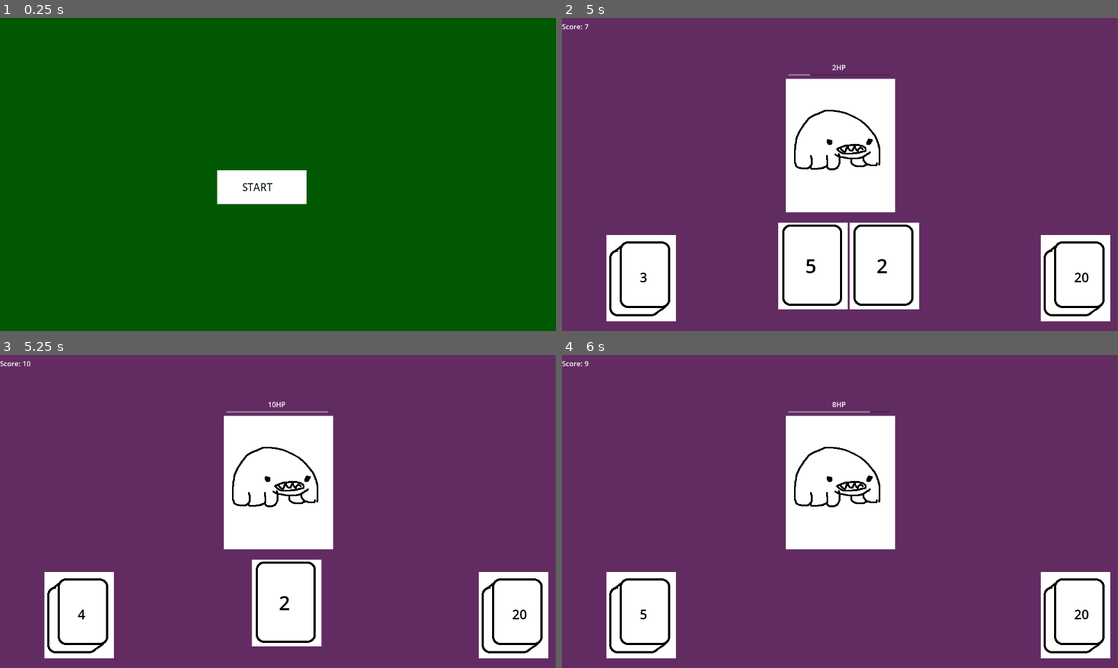
Above: before the commit, frames 1-4 (two rows, left to right).
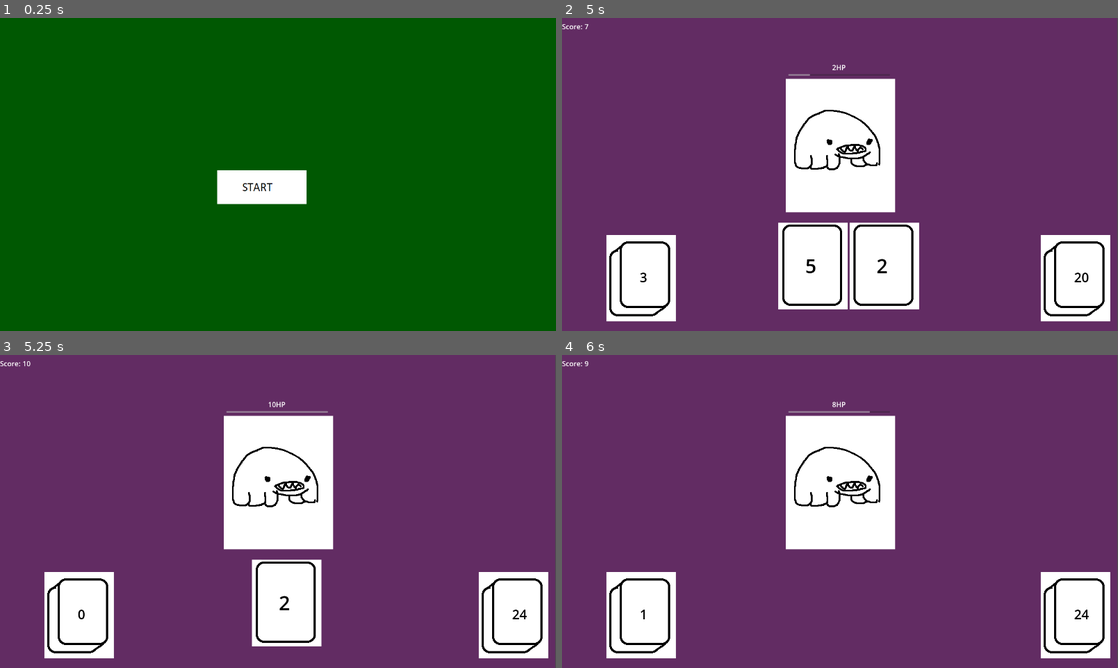
Above: after the commit, the same moments.

Repository: SebMarson/gmtk-gamejam-2024
Game: Godot game, scene res://scenes/start_screen.tscn
The game is run twice, just before and just after one commit, with the same random seed, the same clock (stepped at 60 frames per second) and the same inputs.
Inputs (mouse positions are in pixels of both pictures, inside the frame that each line leads up to):
- Up to frame 1 (0.25 s): no input
- Up to frame 2 (5 s): click (823, 187) at 0.5 s; tap Enter at 1.25, 2.75, 4.25 s; move the mouse to (1073, 277) at 1.27 s; click (1073, 277) at 1.42 s; tap Space at 2, 3.5 s; move the mouse to (639, 277) at 2.02 s; click (639, 277) at 2.17 s; move the mouse to (706, 265) at 2.77 s; click (706, 265) at 2.92 s; move the mouse to (739, 265) at 3.52 s; click (739, 265) at 3.67 s; move the mouse to (778, 265) at 4.27 s; click (778, 265) at 4.42 s
- Up to frame 3 (5.25 s): tap Space at 5 s; move the mouse to (250, 602) at 5.02 s; click (250, 602) at 5.17 s
- Up to frame 4 (6 s): move the mouse to (851, 602) at 5.77 s; click (851, 602) at 5.92 s

Frames 1-2 are identical in both runs. In frame 3, less than 0.1% of the frame differs, in the area x 14-95%, y 81-85%; in frame 4, less than 0.1%.

Commit message:
Added some sounds and additional refactoring

Diff:
--- a/scenes/deck.gd
+++ b/scenes/deck.gd
@@ -46,7 +46,8 @@
 	$Label.text = str(cards.size())
 
 func addCards(newCards) -> void:
-	cards = newCards
+	cards.append_array(newCards)
+	$Label.text = str(cards.size())
 
 func removeAllCards() -> Array:
 	var returnCards = cards
--- /dev/null
+++ b/scenes/deck_screen.gd
@@ -0,0 +1,11 @@
+extends Control
+
+
+# Called when the node enters the scene tree for the first time.
+func _ready() -> void:
+	# Load cards from deck
+
+
+# Called every frame. 'delta' is the elapsed time since the previous frame.
+func _process(delta: float) -> void:
+	pass
--- /dev/null
+++ b/scenes/deck_screen.tscn
@@ -0,0 +1,15 @@
+[gd_scene load_steps=2 format=3 uid="uid://x8vkx05g61si"]
+
+[ext_resource type="Script" path="res://scenes/deck_screen.gd" id="1_0qqtj"]
+
+[node name="DeckScreen" type="Control"]
+layout_mode = 3
+anchors_preset = 0
+offset_right = 40.0
+offset_bottom = 40.0
+script = ExtResource("1_0qqtj")
+
+[node name="GridContainer" type="GridContainer" parent="."]
+layout_mode = 0
+offset_right = 40.0
+offset_bottom = 40.0
--- a/scenes/level.gd
+++ b/scenes/level.gd
@@ -68,6 +68,13 @@
 
 func postUserGo() -> void:
 	if currentMonster != null:
+		# Monster alive, continue fight
 		currentMonster.attack()
 	else:
+		# The monster is dead, shuffle cards back into draw deck
+		shuffleDiscard()
+
+		# Show deck screen
+		# get_tree().change_scene_to_file("res://scenes/deck_screen.tscn")
+
 		spawnMonster()
--- a/scenes/monster.gd
+++ b/scenes/monster.gd
@@ -6,17 +6,21 @@
 var ESSENCE = "STRONG"
 var level
 
+var hitSound
+
 # Called when the node enters the scene tree for the first time.
 func _ready() -> void:
 	$VBoxContainer/HealthBar.max_value = HEALTH
 	$VBoxContainer/HealthBar.value = HEALTH
 	$VBoxContainer/Label.text = str(HEALTH) + "HP"
+	hitSound = $HitHurt
 
 # Called every frame. 'delta' is the elapsed time since the previous frame.
 func _process(delta: float) -> void:
 	pass
 
 func dealDamage(card, damage) -> void:
+	hitSound.play()
 	$VBoxContainer/HealthBar.value = $VBoxContainer/HealthBar.value - damage
 	$VBoxContainer/Label.text = str($VBoxContainer/HealthBar.value) + "HP"
 	if $VBoxContainer/HealthBar.value <= 0:
--- a/scenes/monster.tscn
+++ b/scenes/monster.tscn
@@ -1,7 +1,8 @@
-[gd_scene load_steps=3 format=3 uid="uid://bmwqh6i3gley2"]
+[gd_scene load_steps=4 format=3 uid="uid://bmwqh6i3gley2"]
 
 [ext_resource type="Texture2D" uid="uid://dskw140xv1sii" path="res://graphics/tardigrade.png" id="1_jbtjs"]
 [ext_resource type="Script" path="res://scenes/monster.gd" id="1_wfsig"]
+[ext_resource type="AudioStream" uid="uid://bobhrpqvghfi7" path="res://audio/hitHurt.wav" id="3_24bd7"]
 
 [node name="Monster" type="Control"]
 layout_mode = 3
@@ -31,3 +32,6 @@
 position = Vector2(-6, 38)
 texture = ExtResource("1_jbtjs")
 centered = false
+
+[node name="HitHurt" type="AudioStreamPlayer" parent="."]
+stream = ExtResource("3_24bd7")
Not shown, added: audio/explosion.wav.import
Not shown, added: audio/hitHurt.wav.import
Not shown, added: audio/explosion.wav
Not shown, added: audio/hitHurt.wav
